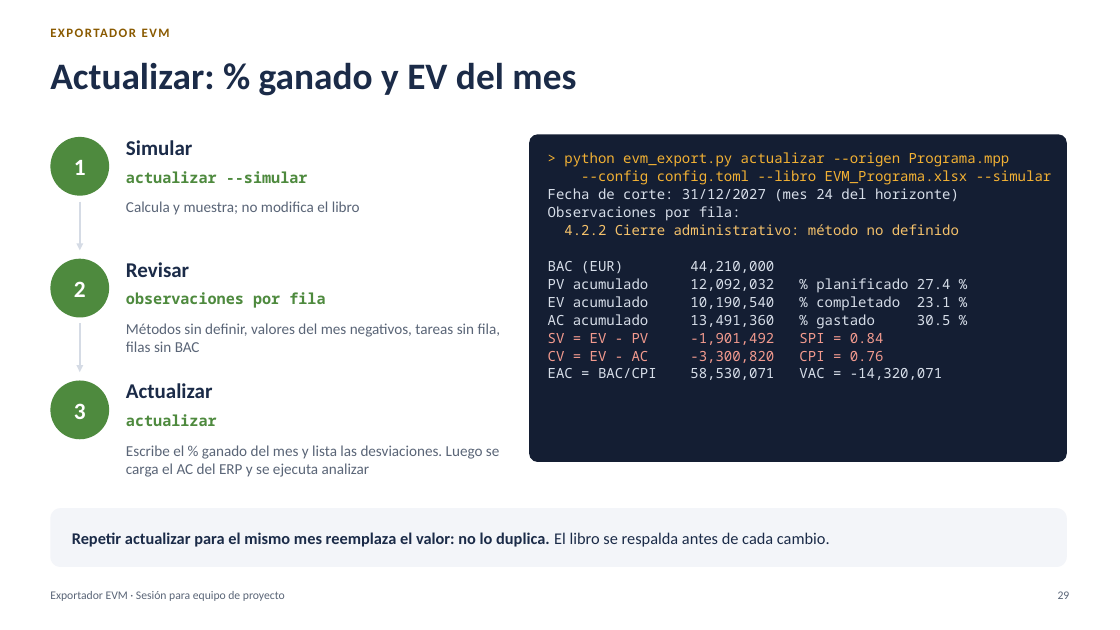
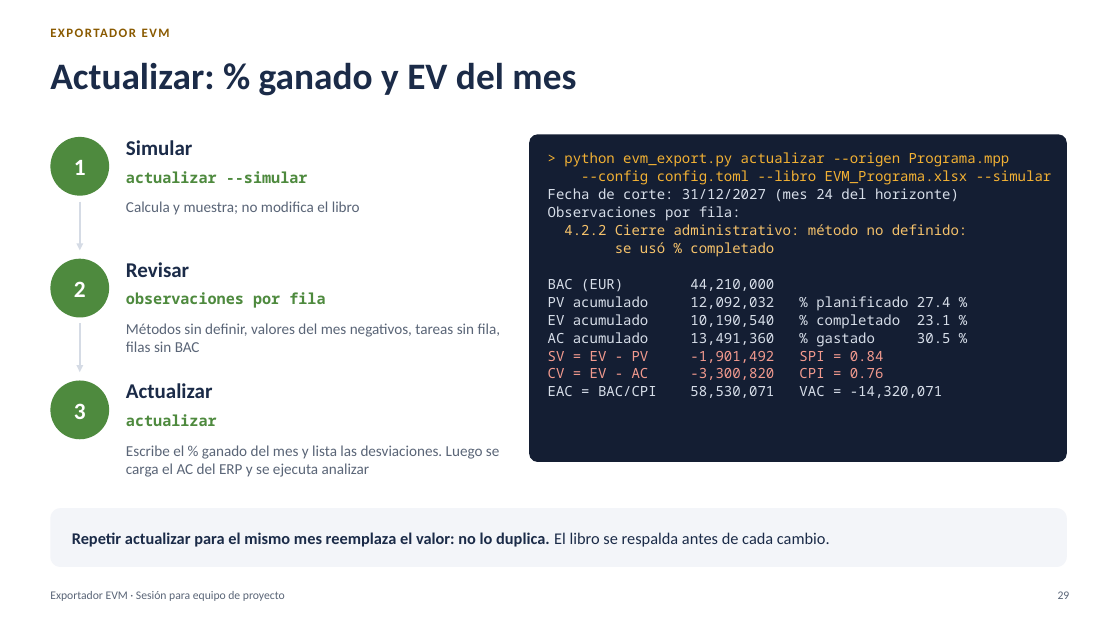
Before and after one commit to MarceloSalazar/evm-automation, a slide deck: slide 29 of docs/presentacion-jefes-de-proyecto.pptx. Drawn at 1120x630 pixels with LibreOffice and Linux fonts; fonts in the diff are those of the drawing. Boxes give left, top, right and bottom in pixels: in the first picture for what was removed or moved away, otherwise in the second. Text is boxed around its words. In the diff, an @@ line names an element or a change of style, - is before the commit and + after.

Commit message:
Revisión de coherencia de la documentación y la presentación
- validar y generar-fichas en el README, el índice, el proceso de reporte,
  el tutorial, varios archivos, multi-empresa, el glosario y la presentación.
- Cierre mensual en el mismo orden en todos los documentos: fecha de estado,
  avance, reprogramación y validar.
- Detalles que no coincidían con el programa: --nivel-max en actualizar,
  valores por defecto de las opciones, códigos de salida de validar, peso de
  las tareas con distribucion = "calendario", feriados con XML, mes 1, filas
  -D, campo Visible después de generar, Cronograma Ganado y análisis de un
  mes anterior.
- Presentación: ejemplo de % Completado con hitos que pesan 100, pestañas
  % PV y % EV, extracto actual de la hoja AC, validar en el proceso; PDF
  regenerado.
- Plantillas de tickets sin --solo ev y con generar-fichas (parte de #18);
  punto de cambio de versión en la plantilla de Pull Request.

```diff
--- a/docs/presentacion-jefes-de-proyecto.pptx
+++ b/docs/presentacion-jefes-de-proyecto.pptx
@@ text at (564,224,968,257): text changed @@
-4.2.2 Cierre administrativo: método no definido
+4.2.2 Cierre administrativo: método no definido:
+se usó % completado
```
Also in this commit, not shown: 18 other slides changed, 29 other files.
